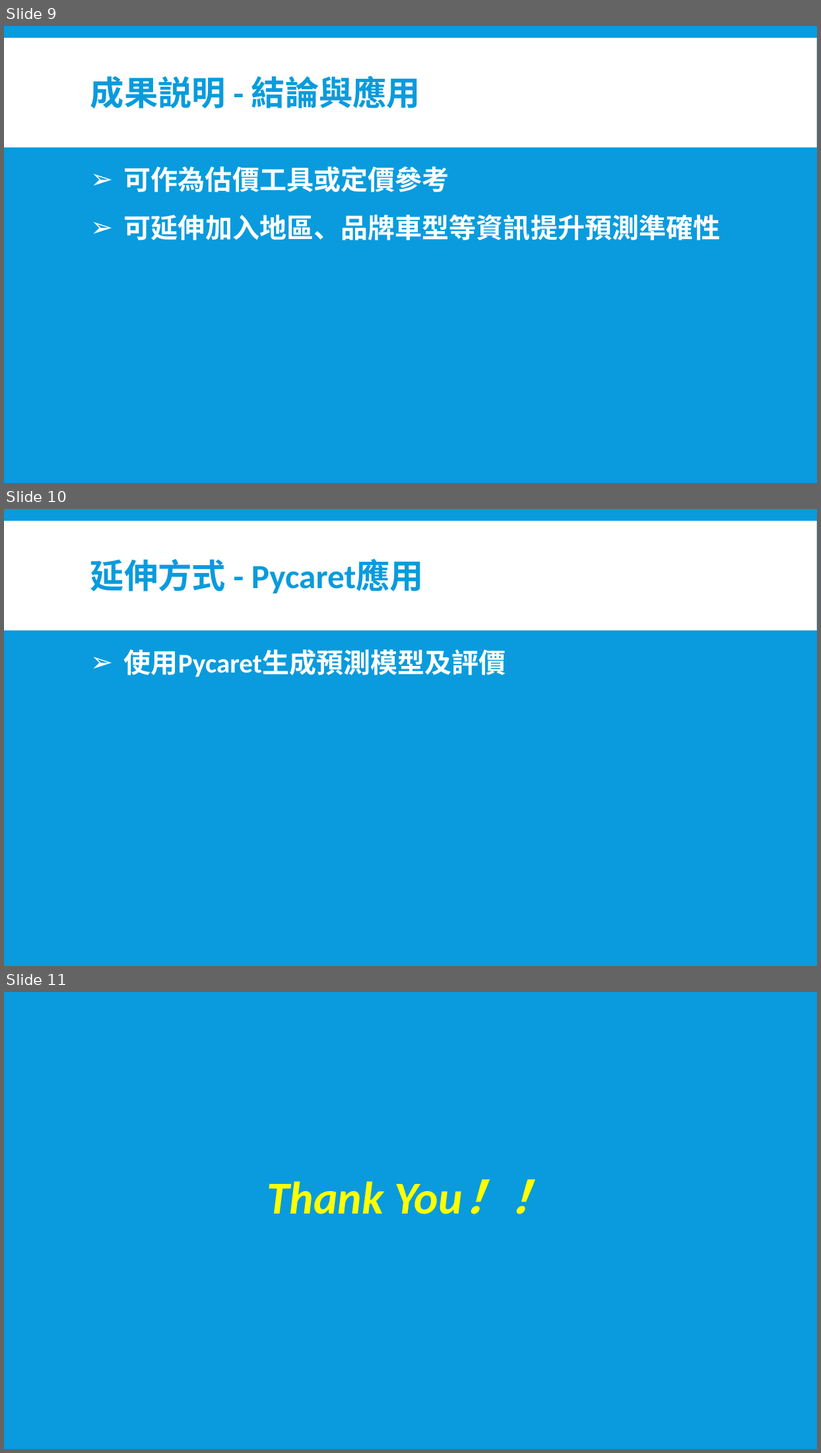
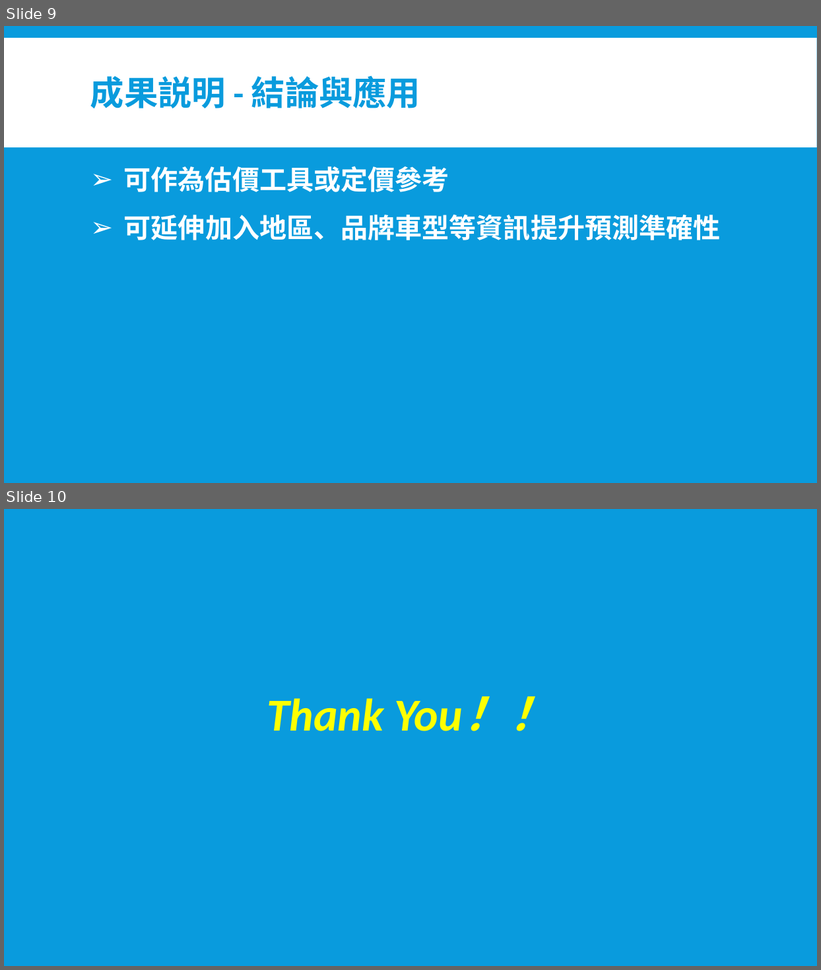
Before and after one commit to chiangmengche/IMLP449, a slide deck: Project/IMLP449_ML_ProjectReport.pptx. Shown one above the other, each under a label of ours: slides 9, 10 and 11 before the commit, slides 9 and 10 after it. The pictures are 821x1453 and 821x970 pixels, drawn with LibreOffice and Linux fonts; fonts in the diff are those of the drawing. Boxes give left, top, right and bottom in pixels: in the first picture for what was removed or moved away, otherwise in the second. Text is boxed around its words. In the diff, an @@ line names an element or a change of style, - is before the commit and + after.

```diff
--- a/Project/IMLP449_ML_ProjectReport.pptx
+++ b/Project/IMLP449_ML_ProjectReport.pptx
@@ slide 10 removed at (x1=4, y1=509, x2=817, y2=966), background #099BDD; not listed: 1 template element that a slide beside it also shows @@
@@ title removed at (x1=90, y1=559, x2=424, y2=593) @@
-延伸方式 - Pycaret應用
@@ text removed at (x1=124, y1=650, x2=506, y2=677) @@
-➢ 使用Pycaret生成預測模型及評價
@@ what was slide 11 is now slide 10 @@
```
Also in this commit, not shown: 1 slide changed.
